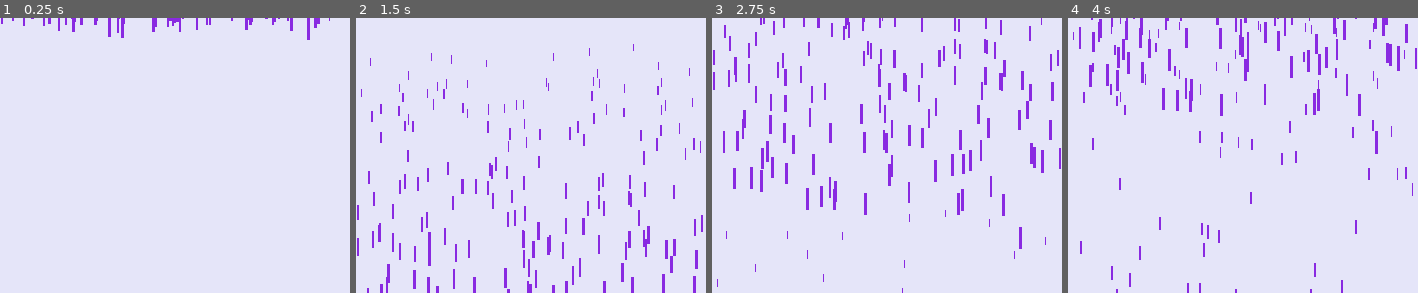
Above: before the commit, frames 1-4 (left to right).
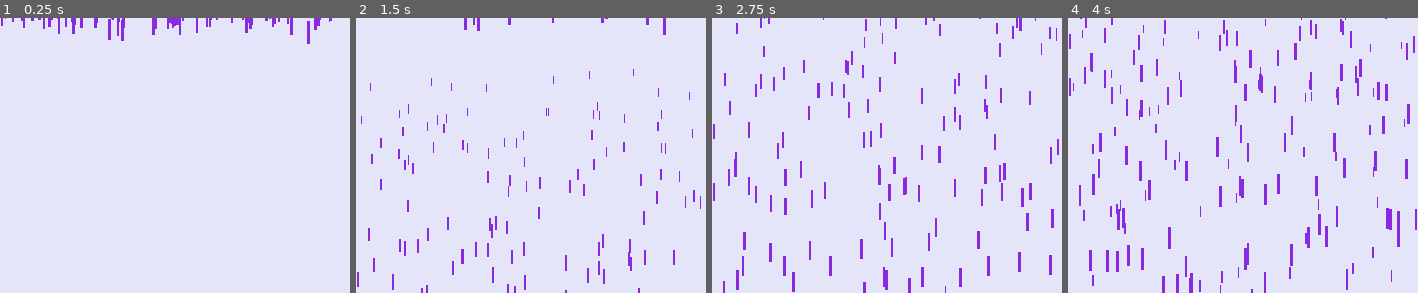
Above: after the commit, the same moments.

Repository: godot-academy/godot-coding-challenge
Game: Godot game, scene res://PurpleRain.tscn
The game is run twice, just before and just after one commit, with the same random seed, the same clock (stepped at 60 frames per second) and the same inputs.
Inputs:
- Up to frame 1 (0.25 s): no input
- Up to frame 2 (1.5 s): no input
- Up to frame 3 (2.75 s): no input
- Up to frame 4 (4 s): no input

The runs differ from the first frame. In frame 1, 0.3% of the frame differs, in the area x 0-95%, y 0-10%; in frame 2, 6.3%; in frame 3, 9.4%; in frame 4, 9.6%, in the area x 0-100%, y 0-100%.

Commit message:
Bug fix for frame delta dependent issue

Diff:
--- a/4-purple-rain/Rain.gd
+++ b/4-purple-rain/Rain.gd
@@ -7,14 +7,14 @@
 const base_height = 15
 
 #Starting position and 'distance' away
-export(Vector2) var start_position = Vector2(-10, -20) setget set_start_position
+export(Vector2) var start_position = Vector2(-10, -30) setget set_start_position
 var distance_range = Vector2(0, 100)
 export(float, 0, 100) var distance = 10 setget set_distance
 export(float) var max_fall = 350
 
 #Variables to determine how fast to go and how big to be
 var _gravity = 10
-var _gravity_range = Vector2(5, 1) #'Nearest' to 'Furthest'
+var _gravity_range = Vector2(400, 80) #'Nearest' to 'Furthest'
 var _scale = 1
 var _scale_range = Vector2(1.5, 0.5) #'Nearest' to 'Furthest
 var _speed = 0
@@ -55,7 +55,7 @@
 	_speed += _gravity*delta
 
 	#Update position
-	position.y += _speed
+	position.y += _speed*delta
 
 	#Did we go out of bounds?
 	if position.y > max_fall:
--- a/4-purple-rain/Rain.tscn
+++ b/4-purple-rain/Rain.tscn
@@ -6,4 +6,4 @@
 position = Vector2( 0, -20 )
 script = ExtResource( 1 )
 color = Color( 0.541176, 0.168627, 0.886275, 1 )
-start_position = Vector2( 0, -20 )
+start_position = Vector2( 0, -30 )
